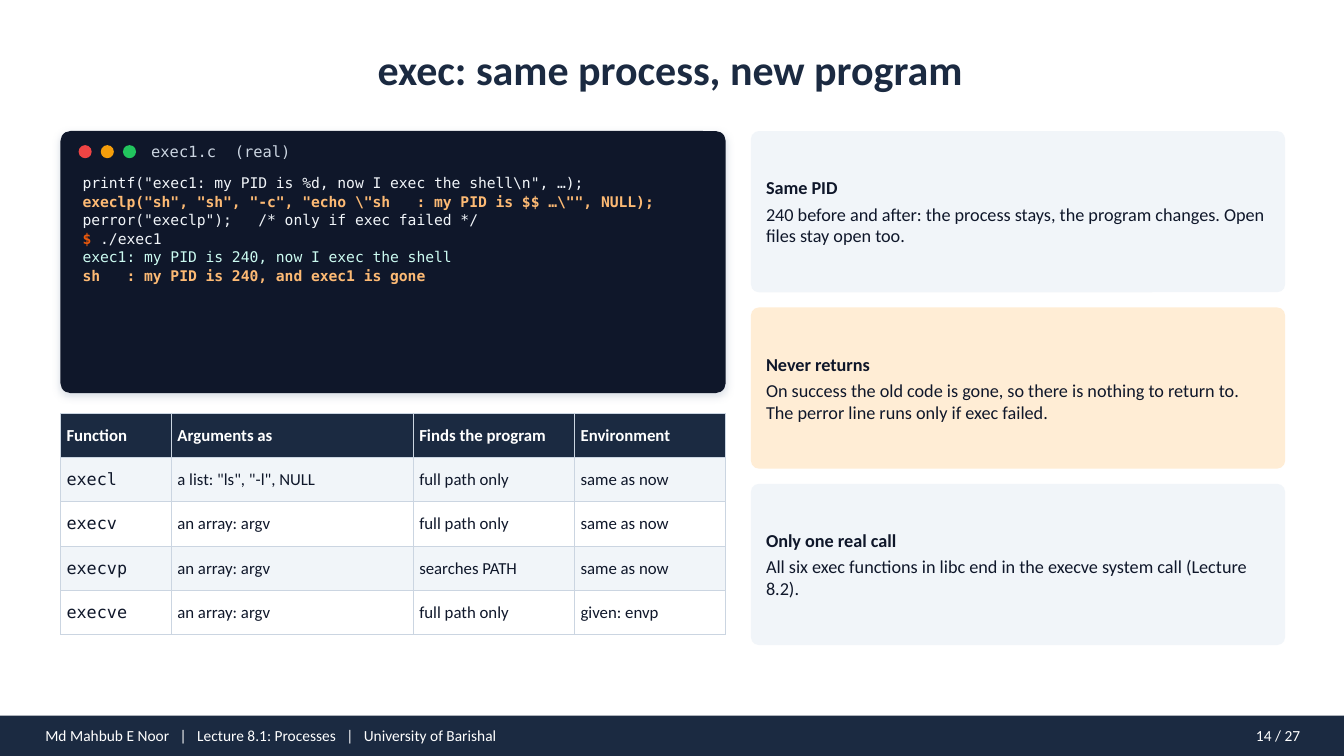
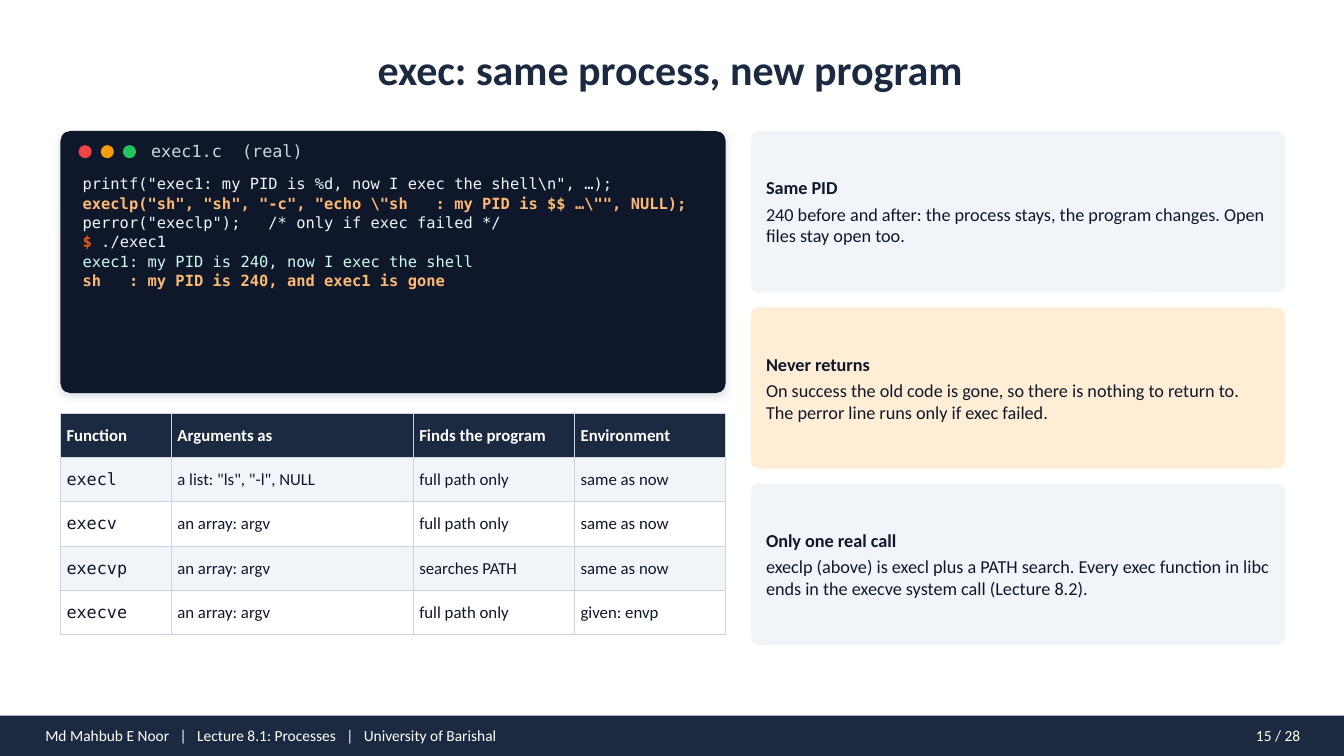
Before and after one commit to mahbubnoor/Introduction-to-system-programming, a slide deck: slide 15 of decks/lecture_08.1.pptx (slide 14 before the commit). Drawn at 1344x756 pixels with LibreOffice and Linux fonts; fonts in the diff are those of the drawing. Boxes give left, top, right and bottom in pixels: in the first picture for what was removed or moved away, otherwise in the second. Text is boxed around its words. In the diff, an @@ line names an element or a change of style, - is before the commit and + after.

```diff
--- a/decks/lecture_08.1.pptx
+++ b/decks/lecture_08.1.pptx
@@ text "exec1.c (real)" at (151,144,303,159): size 11 to 12 pt @@
@@ text "printf("exec1: my PID is %d, ..." at (83,177,687,290): size 10.5 to 11 pt @@
@@ text at (766,560,1269,598): text changed @@
-All six exec functions in libc end in the execve system call (Lecture 8.2).
+execlp (above) is execl plus a PATH search. Every exec function in libc ends in the execve system call (Lecture 8.2).
@@ text at (1256,730,1301,741): text changed @@
-14 / 27
+15 / 28
```
Also in this commit, not shown: 26 other slides changed, 1 slide added, 25 other files.
